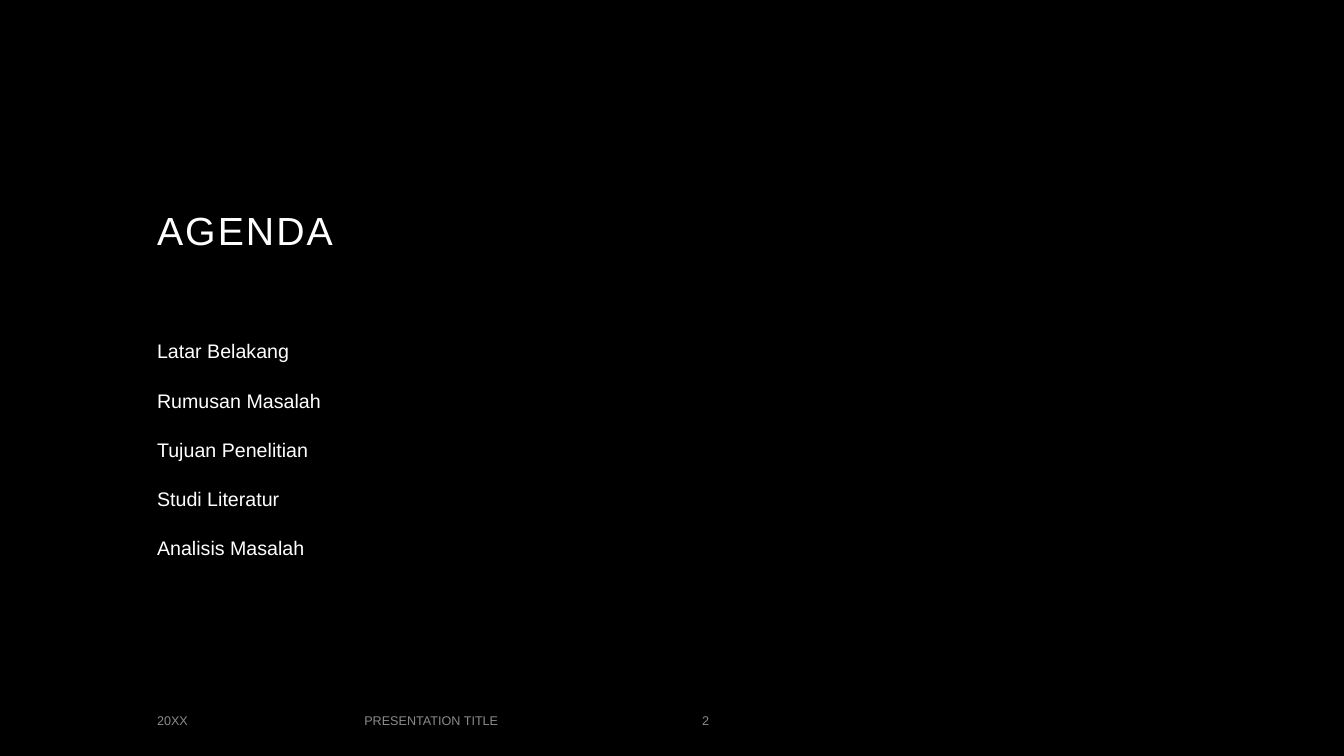
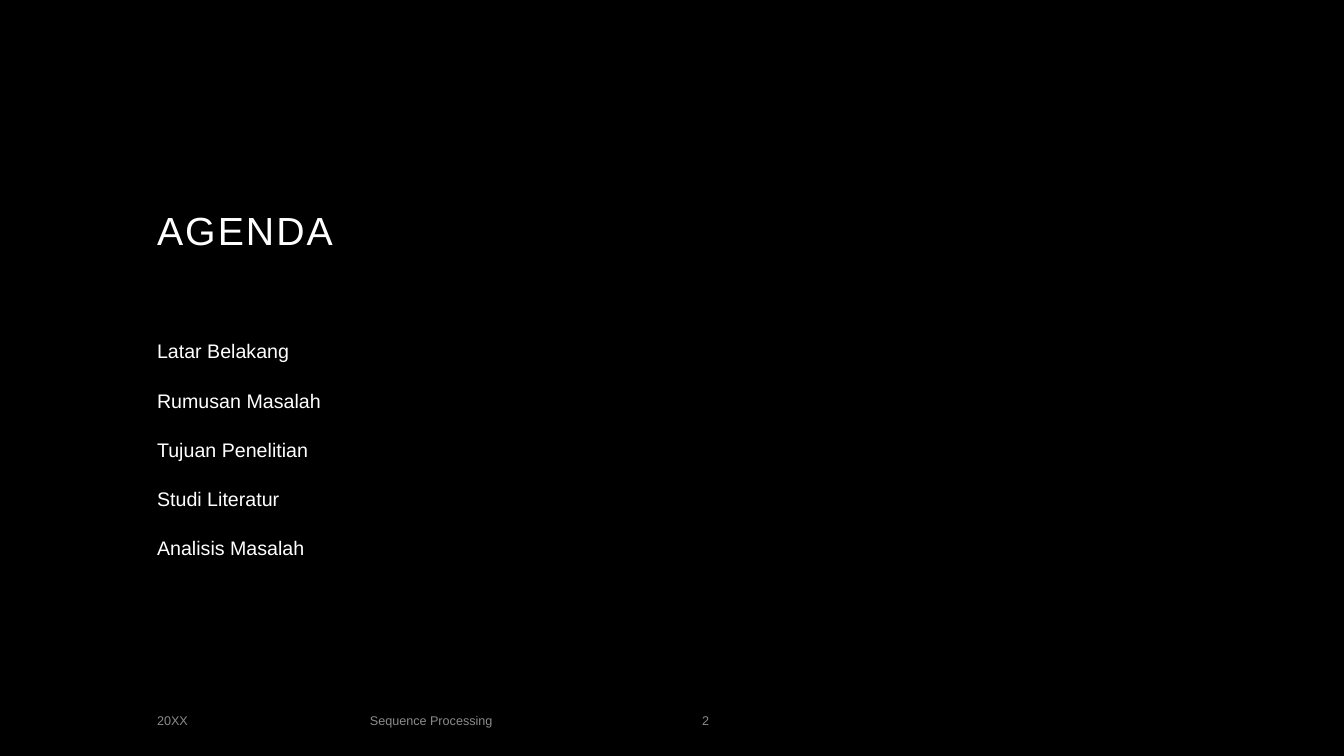
Before and after one commit to anwari32/IF5099-Metode-Penelitian, a slide deck: slide 2 of proposals/v2/Penerapan Multitask Learning dan BERT untuk Prediksi Splice.pptx. Drawn at 1344x756 pixels with LibreOffice and Linux fonts; fonts in the diff are those of the drawing; background and template pictures are left out. Boxes give left, top, right and bottom in pixels: in the first picture for what was removed or moved away, otherwise in the second. Text is boxed around its words. In the diff, an @@ line names an element or a change of style, - is before the commit and + after.

```diff
--- a/proposals/v2/Penerapan Multitask Learning dan BERT untuk Prediksi Splice.pptx
+++ b/proposals/v2/Penerapan Multitask Learning dan BERT untuk Prediksi Splice.pptx
@@ text at (x1=370, y1=716, x2=492, y2=728): text changed @@
-PRESENTATION TITLE
+Sequence Processing
```
Also in this commit, not shown: 10 other slides changed, 16 slides added, 1 slide removed, 7 other files.
